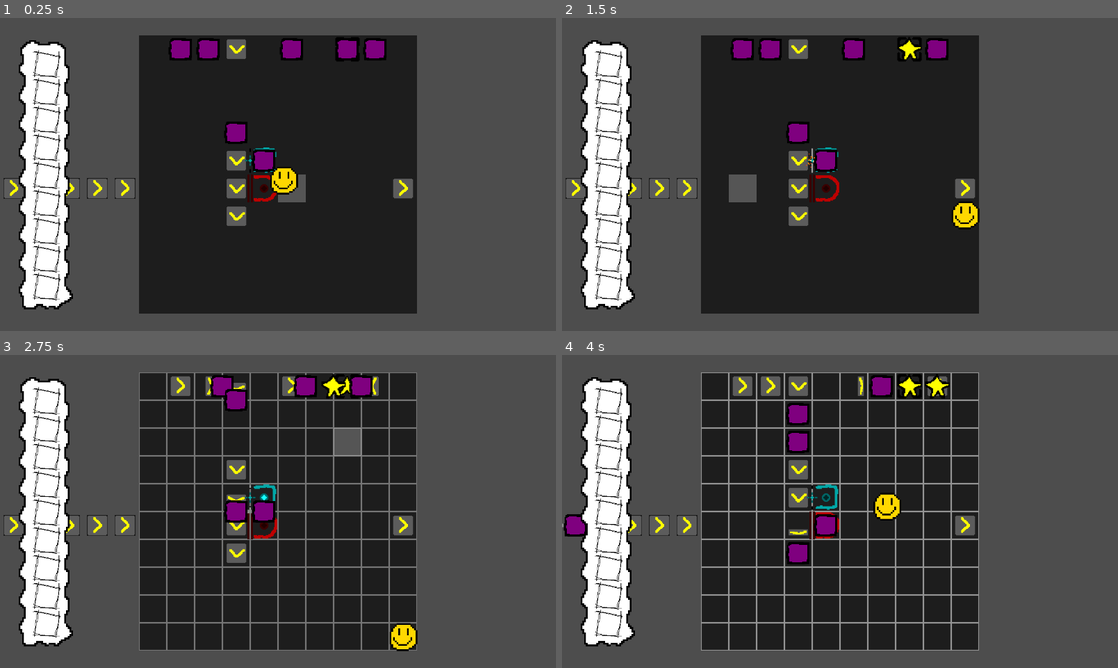
Above: before the commit, frames 1-4 (two rows, left to right).
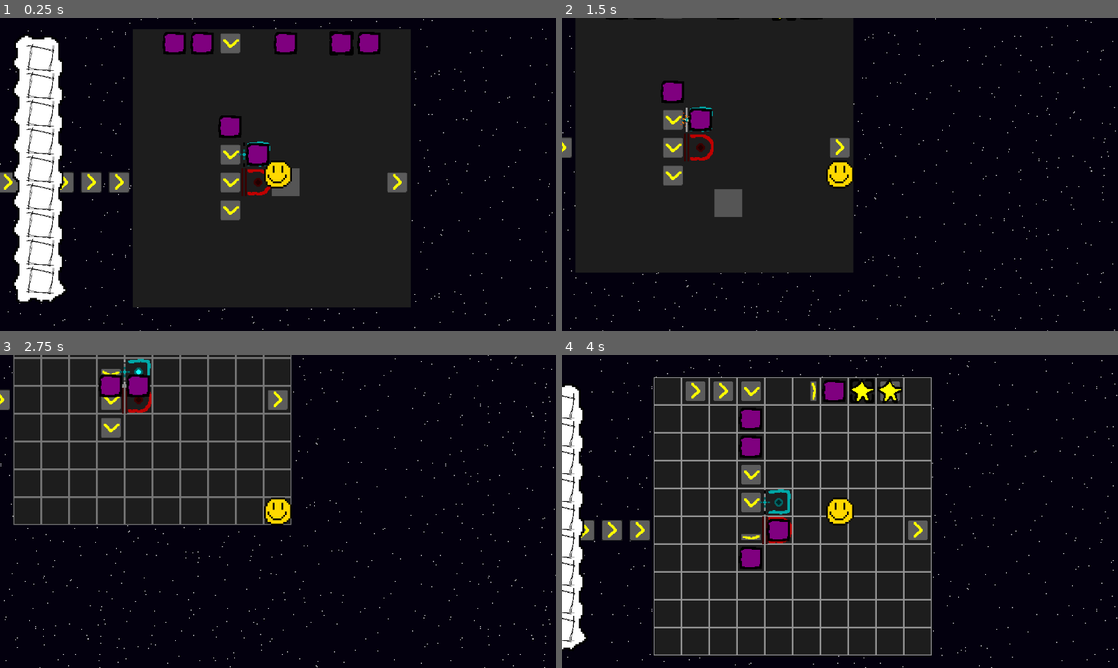
Above: after the commit, the same moments.

Repository: Stev51/gmtk-jam-2025
Game: Godot game, scene res://scenes/main.tscn
Two runs of this game, one before a commit and one after it. Both use one fixed random seed, a clock stepped at 60 frames per second and the inputs below.
Inputs (mouse positions are in pixels of both pictures, inside the frame that each line leads up to):
- Up to frame 1 (0.25 s): no input
- Up to frame 2 (1.5 s): tap Enter at 0.5 s; move the mouse to (962, 158) at 0.52 s; hold Right (ui_right) 0.53-1.28 s; tap E at 0.6, 1.35 s; click (962, 158) at 0.67 s; move the mouse to (728, 190) at 1.27 s; hold Down (ui_down) from 1.28 s (still down)
- Up to frame 3 (2.75 s): move the mouse to (333, 442) at 2.02 s; release Down (ui_down) at 2.03 s; hold Right (ui_right) from 2.03 s (still down); tap E at 2.1 s
- Up to frame 4 (4 s): move the mouse to (812, 574) at 2.77 s; release Right (ui_right) at 2.78 s; hold Up (ui_up) 2.78-3.53 s; tap E at 2.85, 3.6 s; click (812, 574) at 2.92 s; move the mouse to (1006, 558) at 3.52 s; hold Left (ui_left) from 3.53 s (still down)

The runs differ from the first frame. In frame 1, 57% of the frame differs, in the area x 0-100%, y 0-100%; in frame 2, 81%; in frame 3, 89%; in frame 4, 76%.

Commit message:
add a rudimentary background (and parallax)

Diff:
--- a/scenes/main.tscn
+++ b/scenes/main.tscn
@@ -1,10 +1,11 @@
-[gd_scene load_steps=7 format=3 uid="uid://be68vhiulircs"]
+[gd_scene load_steps=8 format=3 uid="uid://be68vhiulircs"]
 
 [ext_resource type="PackedScene" uid="uid://6eaf6tl17aio" path="res://scenes/player.tscn" id="1_o5qli"]
 [ext_resource type="Script" uid="uid://jaq7puo13gso" path="res://scripts/main.gd" id="1_sugp2"]
 [ext_resource type="PackedScene" uid="uid://hsl6f3topqru" path="res://scenes/world.tscn" id="2_0wfyh"]
 [ext_resource type="Script" uid="uid://cvv8r7xpjmgp6" path="res://scripts/place_marker.gd" id="4_jyhfs"]
 [ext_resource type="PackedScene" uid="uid://cbhrw4c2sta6d" path="res://scenes/gui.tscn" id="5_tbgi4"]
+[ext_resource type="Texture2D" uid="uid://ddkbi66aesx6t" path="res://assets/img/background.png" id="6_tefeu"]
 
 [sub_resource type="RectangleShape2D" id="RectangleShape2D_jyhfs"]
 size = Vector2(64, 64)
@@ -28,11 +29,25 @@
 
 [node name="Player" parent="." instance=ExtResource("1_o5qli")]
 
+[node name="Camera2D" type="Camera2D" parent="Player"]
+
 [node name="GUI" parent="." instance=ExtResource("5_tbgi4")]
 z_index = 9
 
 [node name="Main Clock" type="Timer" parent="."]
 
+[node name="Parallax2D" type="Parallax2D" parent="."]
+show_behind_parent = true
+scroll_scale = Vector2(0.1, 0.1)
+repeat_size = Vector2(1024, 512)
+autoscroll = Vector2(6, 3)
+repeat_times = 3
+follow_viewport = false
+
+[node name="Sprite2D" type="Sprite2D" parent="Parallax2D"]
+scale = Vector2(2, 2)
+texture = ExtResource("6_tefeu")
+
 [connection signal="area_entered" from="PlaceMarker/Area2D" to="PlaceMarker" method="_on_area_2d_area_entered"]
 [connection signal="area_exited" from="PlaceMarker/Area2D" to="PlaceMarker" method="_on_area_2d_area_exited"]
 [connection signal="body_entered" from="PlaceMarker/Area2D" to="PlaceMarker" method="_on_area_2d_body_entered"]
Binary file added: assets/img/background.png
Not shown, added: assets/img/background.png.import
Not shown, added: asset_projects/images/background.xcf
